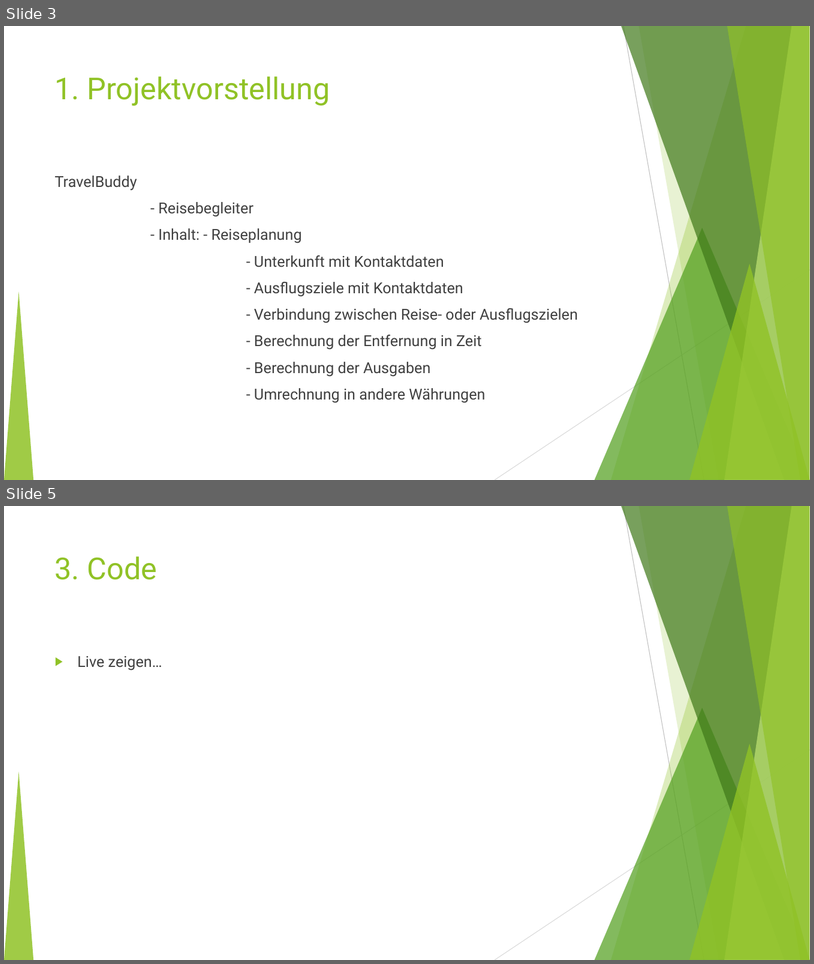
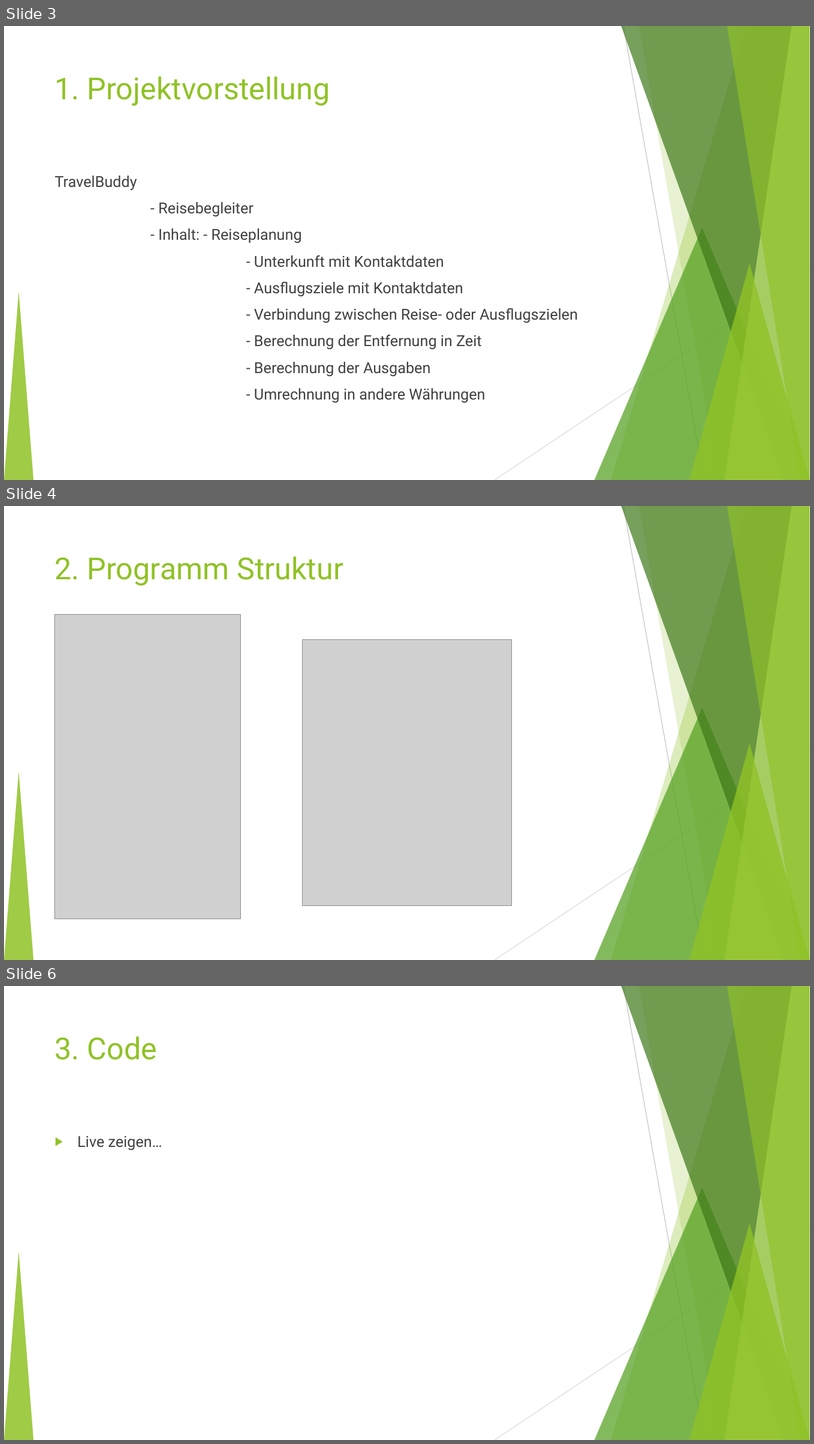
Before and after one commit to fh-erfurt/TravelBuddy-REST, a slide deck: doc/Präsentation/TravelBuddy_1.ppt. Shown one above the other, each under a label of ours: slides 3 and 5 before the commit, slides 3, 4 and 6 after it; the slides between them are not shown. The pictures are 814x964 and 814x1444 pixels, drawn with LibreOffice and Linux fonts; fonts in the diff are those of the drawing; grey boxes stand for pictures. Boxes give left, top, right and bottom in pixels: in the first picture for what was removed or moved away, otherwise in the second. Text is boxed around its words. In the diff, an @@ line names an element or a change of style, - is before the commit and + after.

```diff
--- a/doc/Präsentation/TravelBuddy_1.ppt
+++ b/doc/Präsentation/TravelBuddy_1.ppt
@@ slide 4 added at <box>4,506,810,960</box>, background #FFFFFF; not listed: 10 template elements that a slide beside it also shows @@
@@ title added at <box>55,556,344,586</box>, 36 pt, text #90C226 @@
+2. Programm Struktur
@@ picture added at <box>55,614,241,918</box> @@
@@ picture added at <box>302,640,512,905</box> @@
@@ what was slide 5 is now slide 6 @@
```
Also in this commit, not shown: 4 slides changed, 2 other slides added, 1 slide removed.
